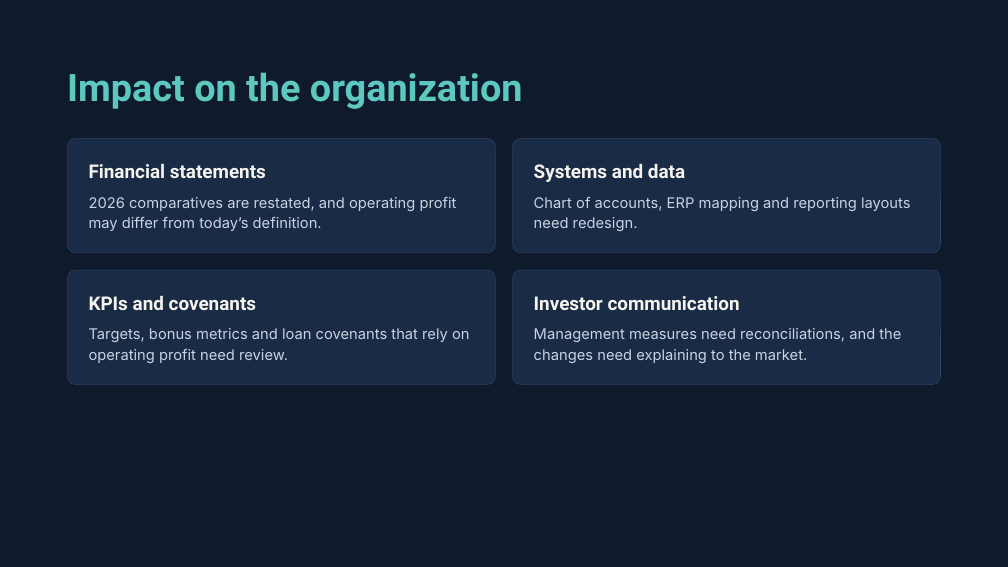
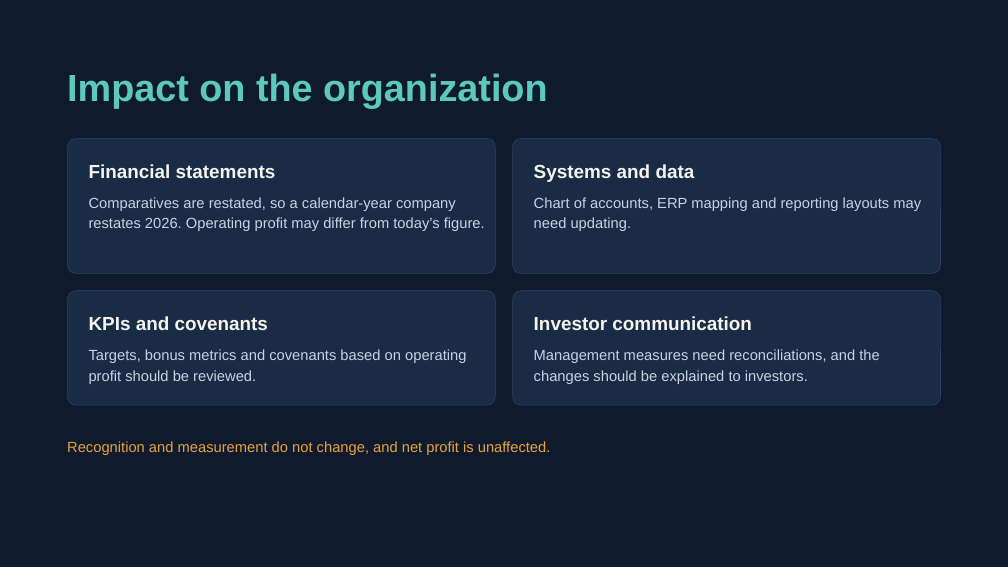
Before and after one commit to arbazm226/arbaz-portfolio, a slide deck: slide 10 of public/Documents/IFRS-18-Changes-Impact-and-Benefits.pptx (slide 4 before the commit). Drawn at 1008x567 pixels with LibreOffice and Linux fonts; fonts in the diff are those of the drawing. Boxes give left, top, right and bottom in pixels: in the first picture for what was removed or moved away, otherwise in the second. Text is boxed around its words. In the diff, an @@ line names an element or a change of style, - is before the commit and + after.

```diff
--- a/public/Documents/IFRS-18-Changes-Impact-and-Benefits.pptx
+++ b/public/Documents/IFRS-18-Changes-Impact-and-Benefits.pptx
@@ rounded rectangle: place and size @@
-rounded rectangle at [67,138,495,253]
+rounded rectangle at [67,138,495,274]
@@ rounded rectangle at [67,138,495,274]: proportions changed @@
@@ rounded rectangle at [513,138,941,274]: proportions changed @@
@@ rounded rectangle: place and size @@
-rounded rectangle at [513,138,941,253]
+rounded rectangle at [513,138,941,274]
@@ text at [89,197,485,231]: text changed; font Inter to Arial @@
-2026 comparatives are restated, and operating profit may differ from today’s definition.
+Comparatives are restated, so a calendar-year company restates 2026. Operating profit may differ from today’s figure.
@@ text at [534,197,921,231]: text changed; font Inter to Arial @@
-Chart of accounts, ERP mapping and reporting layouts need redesign.
+Chart of accounts, ERP mapping and reporting layouts may need updating.
@@ 2 texts, 2 rounded rectangles: place and size @@
-2 texts, 2 rounded rectangles at [67,270,941,384]
+2 texts, 2 rounded rectangles at [67,291,941,405]
@@ font Roboto to Arial in 5 elements at [67,73,547,108], [89,164,276,178], [534,164,695,182], [89,316,268,330], [534,316,752,330] @@
@@ text at [89,349,466,384]: text changed; font Inter to Arial @@
-Targets, bonus metrics and loan covenants that rely on operating profit need review.
+Targets, bonus metrics and covenants based on operating profit should be reviewed.
@@ text at [534,349,879,384]: text changed; font Inter to Arial @@
-Management measures need reconciliations, and the changes need explaining to the market.
+Management measures need reconciliations, and the changes should be explained to investors.
@@ text added at [67,441,551,455], 14 pt, text #E8A33D @@
+Recognition and measurement do not change, and net profit is unaffected.
```
Also in this commit, not shown: 3 other slides changed, 9 slides added, 2 slides removed.
